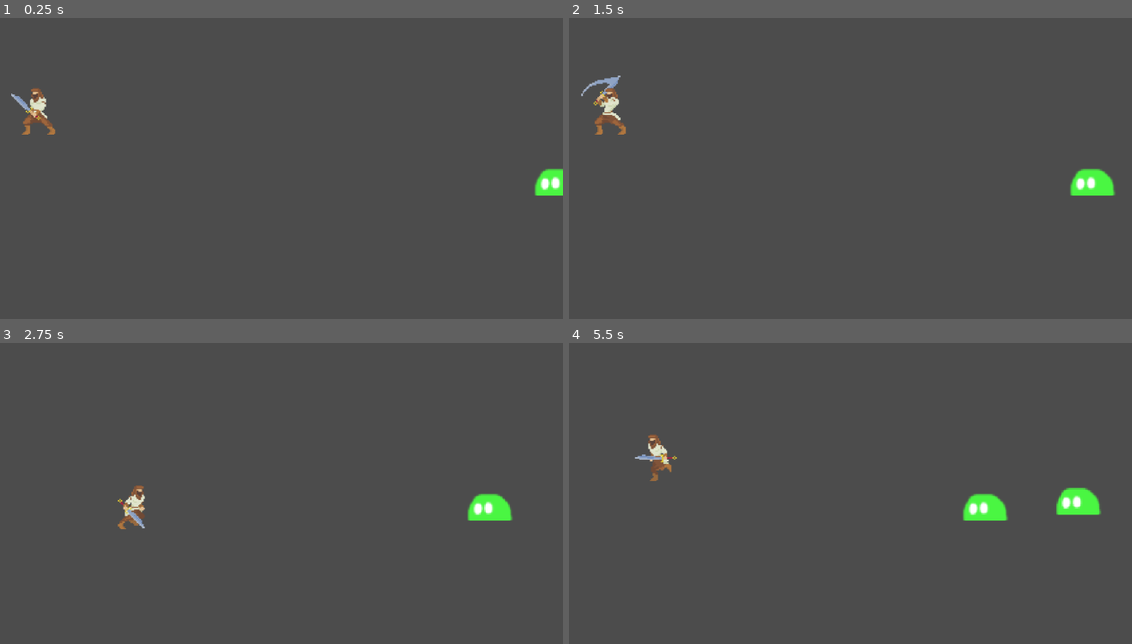
Above: before the commit, frames 1-4 (two rows, left to right).
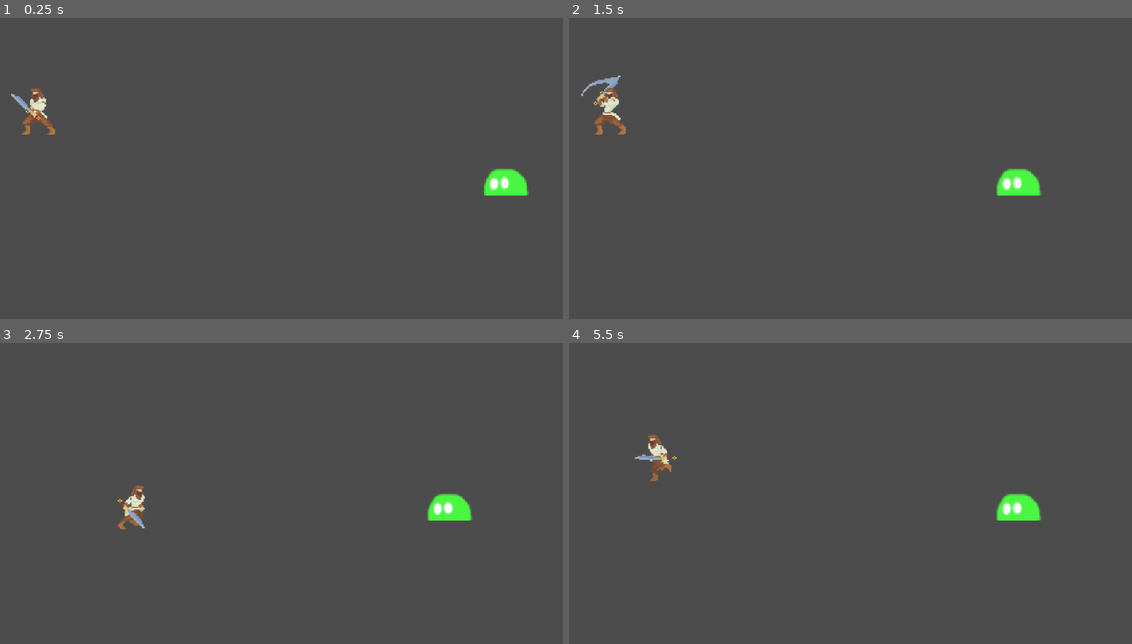
Above: after the commit, the same moments.

Repository: Russdaddy/battler
Game: Godot game, scene res://main.tscn
The game is run twice, just before and just after one commit, with the same random seed, the same clock (stepped at 60 frames per second) and the same inputs.
Inputs:
- Up to frame 1 (0.25 s): no input
- Up to frame 2 (1.5 s): hold Right (ui_right) 0.53-1.28 s; hold Space (charge) 0.53-1.28 s; hold Down (ui_down) from 1.28 s (still down); tap Space (charge) at 1.35 s
- Up to frame 3 (2.75 s): release Down (ui_down) at 2.03 s; hold Right (ui_right) from 2.03 s (still down); hold Space (charge) from 2.03 s (still down)
- Up to frame 4 (5.5 s): release Right (ui_right) at 2.78 s; release Space (charge) at 2.78 s; hold Up (ui_up) 2.78-3.53 s; tap Space (charge) at 2.85, 4.35 s; hold Space (charge) 3.53-4.28 s; hold Left (ui_left) 3.53-5.03 s; hold Down (ui_down) from 5.03 s (still down); hold Space (charge) from 5.03 s (still down)

The runs differ from the first frame. In frame 1, 1.0% of the frame differs, in the area x 85-100%, y 50-59%; in frame 2, 1.2%; in frame 3, 1.2%; in frame 4, 1.7%, in the area x 69-95%, y 48-59%.

Commit message:
raycasting / collisions refactoring, more work on interactions

Diff:
--- a/scripts/main/main.gd
+++ b/scripts/main/main.gd
@@ -1,12 +1,11 @@
 extends Node2D
 
 var Slime = preload("res://Slime.tscn")
-export var slime_timer = 300
+export var slime_timer = 500
 
 # Called when the node enters the scene tree for the first time.
 func _ready():
 	add_child(Slime.instance())
-
 
 # Called every frame. 'delta' is the elapsed time since the previous frame.
 func _process(delta):
@@ -15,4 +14,4 @@
 	else:
 		var slime = Slime.instance()
 		add_child(slime)
-		slime_timer = 100
+		slime_timer = 500
--- a/scripts/player/player.gd
+++ b/scripts/player/player.gd
@@ -26,9 +26,11 @@
 func handle_attack_raycast():
 	var raycastDistance = 30 if (get_node("AnimatedSprite").flip_h) else -30
 	result = space_state.intersect_ray(Vector2(self.position.x,self.position.y),Vector2(self.position.x + raycastDistance,self.position.y),[self])
-	print(result)
 	if result:
-		emit_signal("attack_hit",result.collider)
+		print(result)
+		if result.collider.hittable:
+			result.collider.hit = true
+			result.collider.hitFrom = {"normal":result.normal,"x":self.position.x,"y":self.position.y}
 	pass
 
 func _input(event):
--- a/scripts/slime/slime.gd
+++ b/scripts/slime/slime.gd
@@ -4,9 +4,12 @@
 # var a = 2
 # var b = "text"
 var velocity = Vector2(0,0)
-var hSpeed = -50
+var hSpeed = -500
 var vSpeed = 0
 var horizontalDecayRate = 10
+var hittable = true
+var hit = false
+var hitFrom = {}
 
 var rng = RandomNumberGenerator.new()
 
@@ -17,23 +20,17 @@
 	var ypos = rng.randf_range(100,700)
 	position.x = xpos
 	position.y = ypos
-	get_node("../player").connect("attack_hit",self,"_on_attack_hit")
-
-func _on_attack_hit(collider):
-	print('hit',collider)
 
 func handle_collisions(delta):
 	var collision = move_and_collide(Vector2(hSpeed,vSpeed) * delta)
 	if(hSpeed > 0):
 		hSpeed -= horizontalDecayRate
-#	if collision:
-#		if collision.collider.name == "player":
-#			match collision.collider.status:
-#				"idle":
-#					hSpeed=0
-#				"attack":
-#					hSpeed = 500d
-#					print("attack")
+	elif (hSpeed < 0):
+		hSpeed += horizontalDecayRate
+	if hit:
+		print(hitFrom)
+		hSpeed = 500 if (hitFrom.x < self.position.x) else -500
+		hit = false
 
 func _physics_process(delta):
 	handle_collisions(delta)
